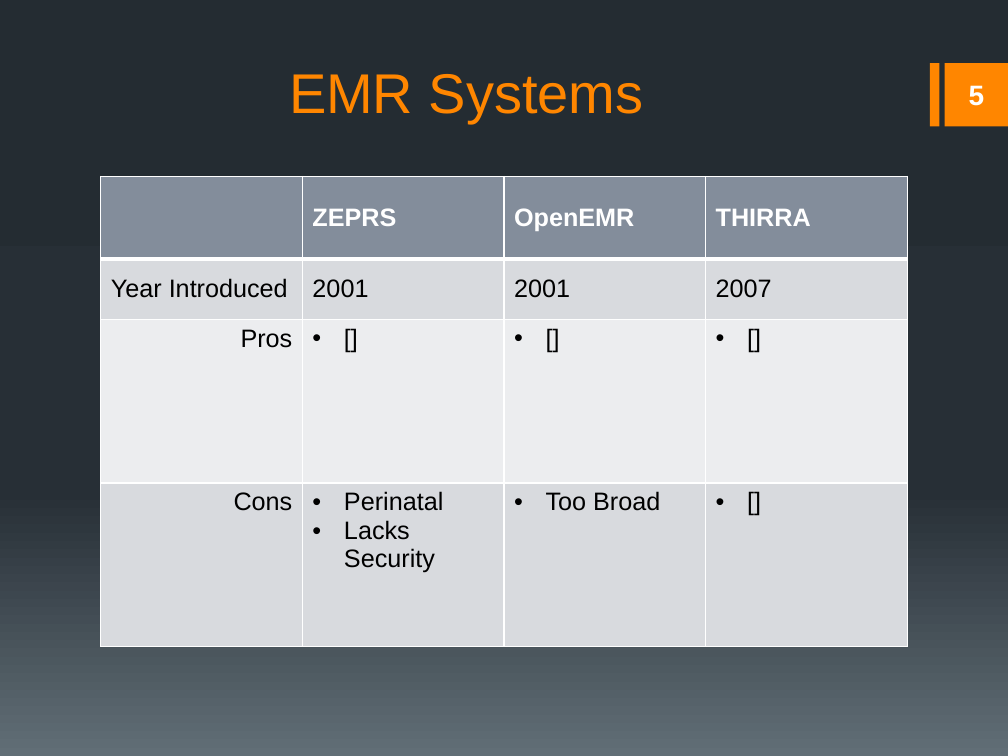
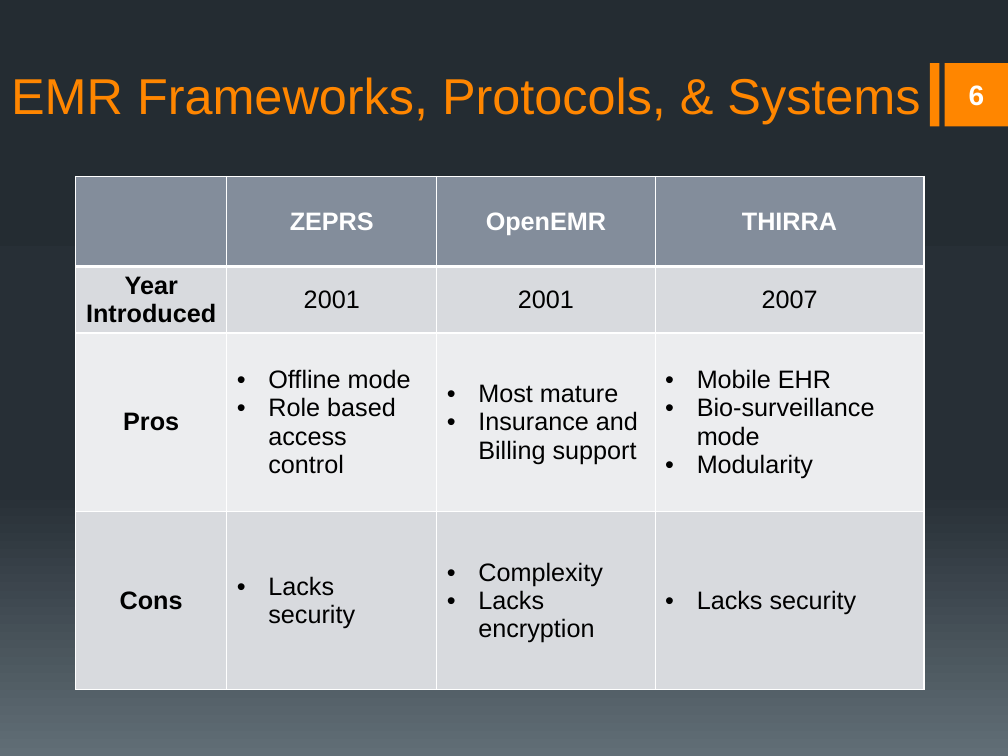
Before and after one commit to rmkane/semrs, a slide deck: slide 6 of Documentation/Final_Presentation.pptx (slide 5 before the commit). Drawn at 1008x756 pixels with LibreOffice and Linux fonts; fonts in the diff are those of the drawing. Boxes give left, top, right and bottom in pixels: in the first picture for what was removed or moved away, otherwise in the second. Text is boxed around its words. In the diff, an @@ line names an element or a change of style, - is before the commit and + after.

```diff
--- a/Documentation/Final_Presentation.pptx
+++ b/Documentation/Final_Presentation.pptx
@@ title at bbox=[11, 77, 920, 124]: text changed; size 40 to 36 pt @@
-EMR Systems
+EMR Frameworks, Protocols, & Systems
@@ page number at bbox=[969, 85, 985, 106]: text changed @@
-5
+6
@@ table at bbox=[76, 176, 924, 694] @@
-row 3: Pros | [] | [] | []
+row 3: Pros | Offline mode / Role based access control | Most mature / Insurance and Billing support | Mobile EHR / Bio-surveillance mode / Modularity
-row 4: Cons | Perinatal / Lacks Security | Too Broad | []
+row 4: Cons | Lacks security | Complexity / Lacks encryption | Lacks security
@@ bold on in "Year Introduced", "Pros", "Cons" @@
@@ alignment left to centre @@
@@ alignment right to centre @@
@@ table: place and size @@
-table at bbox=[101, 176, 907, 647]
+table at bbox=[76, 176, 924, 694]
```
Also in this commit, not shown: 8 other slides changed, 2 slides removed, 4 other files.
